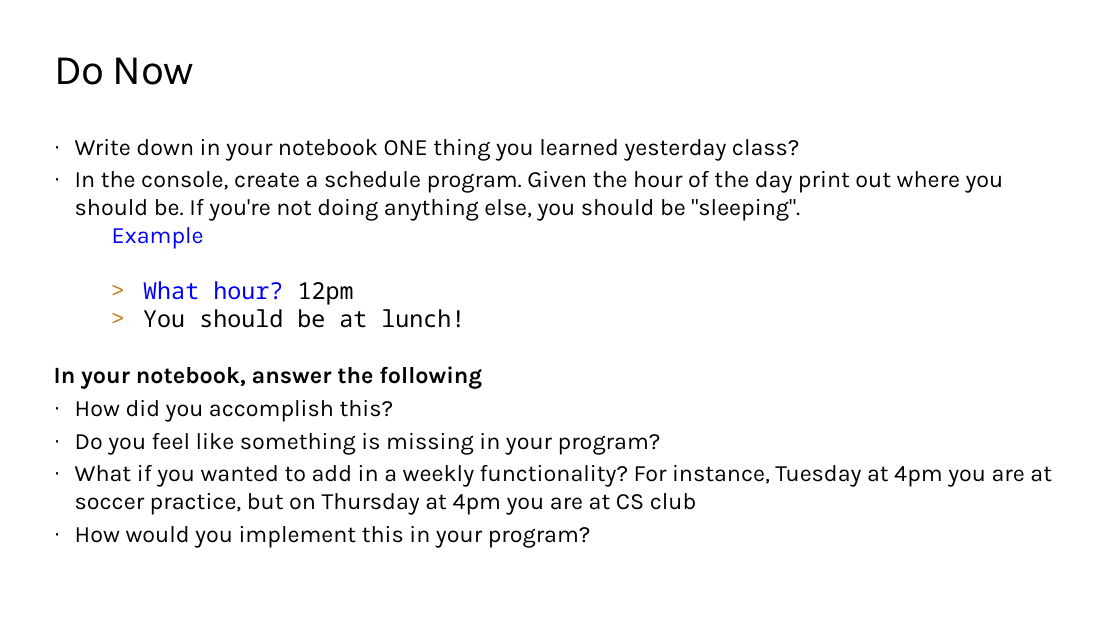
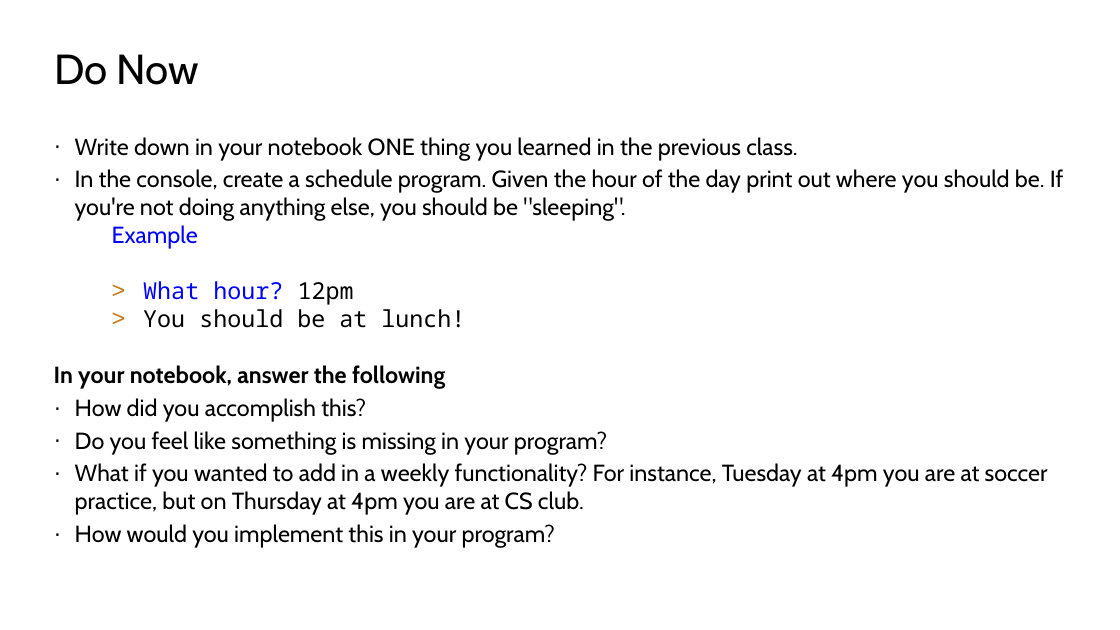
Before and after one commit to TEALSK12/2nd-semester-introduction-to-computer-science, a slide deck: slide 4 of units/2_unit/slidedecks/Intro Python 2.03 TEALS.pptx. Drawn at 1120x630 pixels with LibreOffice and Linux fonts; fonts in the diff are those of the drawing; background and template pictures are left out. Boxes give left, top, right and bottom in pixels: in the first picture for what was removed or moved away, otherwise in the second. Text is boxed around its words. In the diff, an @@ line names an element or a change of style, - is before the commit and + after.

```diff
--- a/units/2_unit/slidedecks/Intro Python 2.03 TEALS.pptx
+++ b/units/2_unit/slidedecks/Intro Python 2.03 TEALS.pptx
@@ title "Do Now" at <box>54,54,199,85</box>: font Karla to Cabin, letter spacing -0.5 to 0 pt @@
@@ text at <box>75,137,797,161</box>: text changed; font Karla to Cabin @@
-· Write down in your notebook ONE thing you learned yesterday class?
+· Write down in your notebook ONE thing you learned in the previous class.
@@ text at <box>54,169,1063,548</box>: font Karla to Cabin in "In the console, create a schedule program. ...", "Example", "In your notebook, answer the following", "How did you accomplish this?" and 2 more places @@
@@ text at <box>75,463,1048,515</box>: text changed; font Karla to Cabin @@
-· What if you wanted to add in a weekly functionality? For instance, Tuesday at 4pm you are at soccer practice, but on Thursday at 4pm you are at CS club
+· What if you wanted to add in a weekly functionality? For instance, Tuesday at 4pm you are at soccer practice, but on Thursday at 4pm you are at CS club.
```
Also in this commit, not shown: 10 other slides changed, 1 slide added, 6 other files.
